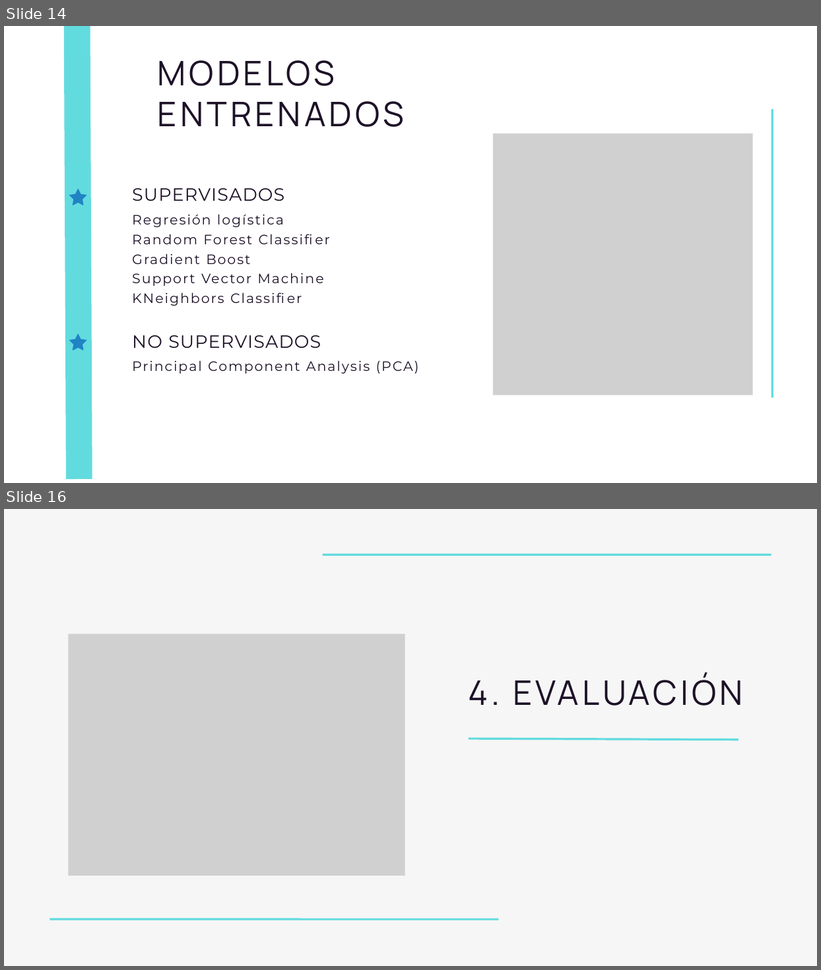
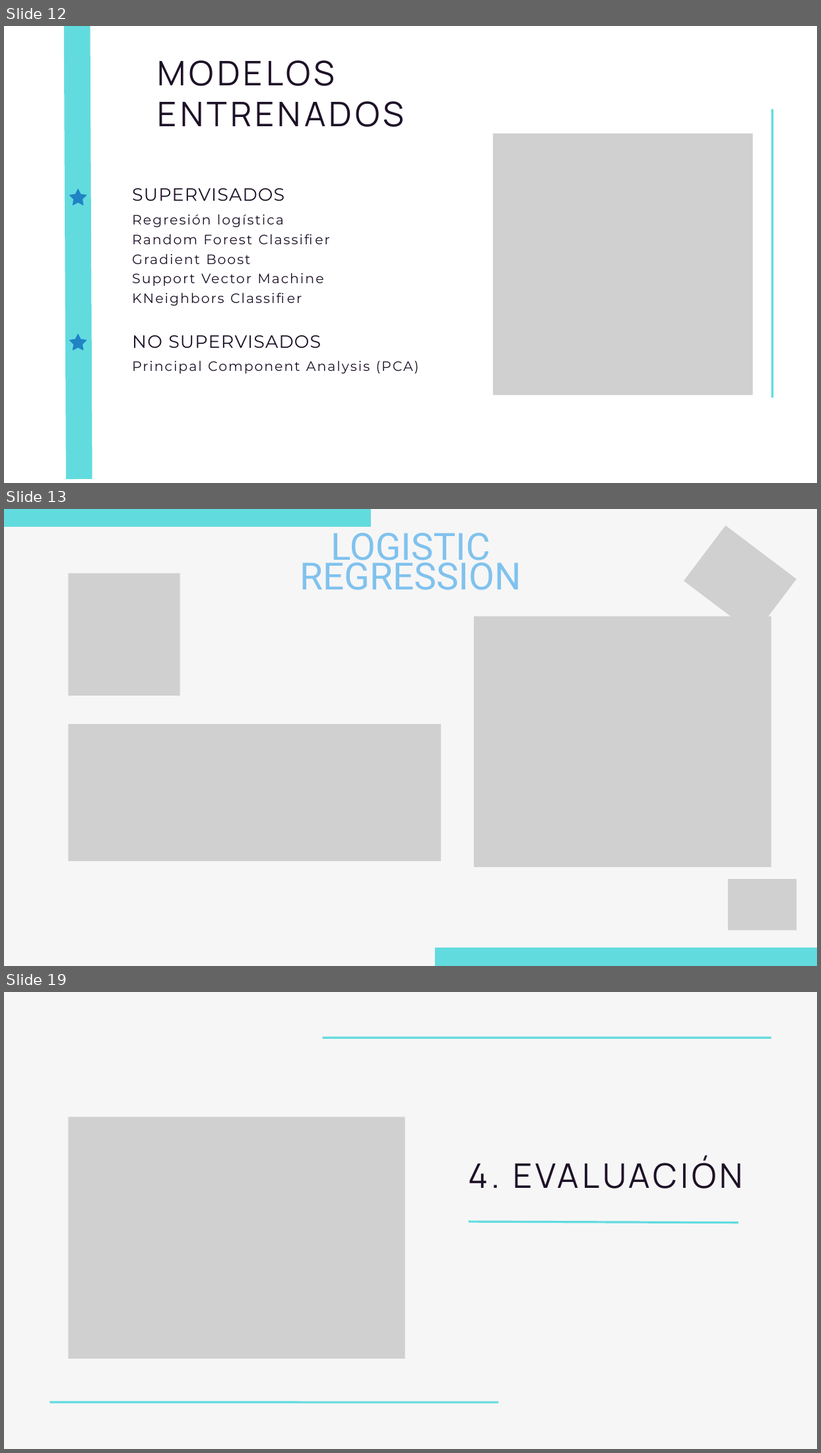
Before and after one commit to Vihelmet/Analisis_calidad_vino_blanco_ML, a slide deck: docs/Presentación técnica_VSS.pptx. Shown one above the other, each under a label of ours: slides 14 and 16 before the commit, slides 12, 13 and 19 after it; the slides between them are not shown. The pictures are 821x970 and 821x1453 pixels, drawn with LibreOffice and Linux fonts; fonts in the diff are those of the drawing; grey boxes stand for pictures. Boxes give left, top, right and bottom in pixels: in the first picture for what was removed or moved away, otherwise in the second. Text is boxed around its words. In the diff, an @@ line names an element or a change of style, - is before the commit and + after.

```diff
--- a/docs/Presentación técnica_VSS.pptx
+++ b/docs/Presentación técnica_VSS.pptx
@@ slide 13 added at [4, 509, 817, 966], background #F6F6F6 @@
@@ freeform shape added at [4, 509, 371, 527], fill #62DBDF @@
@@ text added at [300, 525, 521, 590], 66.4 pt, text #80C2EE @@
+LOGISTIC
+REGRESSION
@@ picture added at [684, 525, 797, 634] @@
@@ picture added at [68, 573, 180, 696] @@
@@ picture added at [474, 617, 771, 867] @@
@@ picture added at [68, 724, 441, 861] @@
@@ picture added at [728, 879, 797, 931] @@
@@ freeform shape added at [434, 948, 817, 966], fill #62DBDF @@
@@ what was slide 14 is now slide 12 @@
@@ what was slide 16 is now slide 19 @@
```
Also in this commit, not shown: 1 slide changed, 5 other slides added, 2 slides removed, 1 other file.
